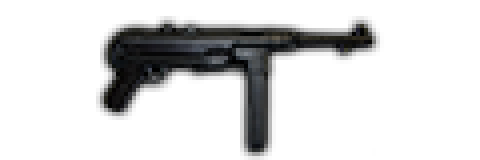
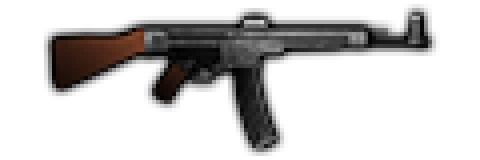
The second w=480, h=160 image is a revision of the first. Changes to its layers:
removed layer "MP40" from group "Group 1" over [left=104, top=24, right=376, bottom=156]
added layer "stg_44_by_uncharted95-dblqwt9" in group "Group 1" over [left=48, top=12, right=432, bottom=148]
